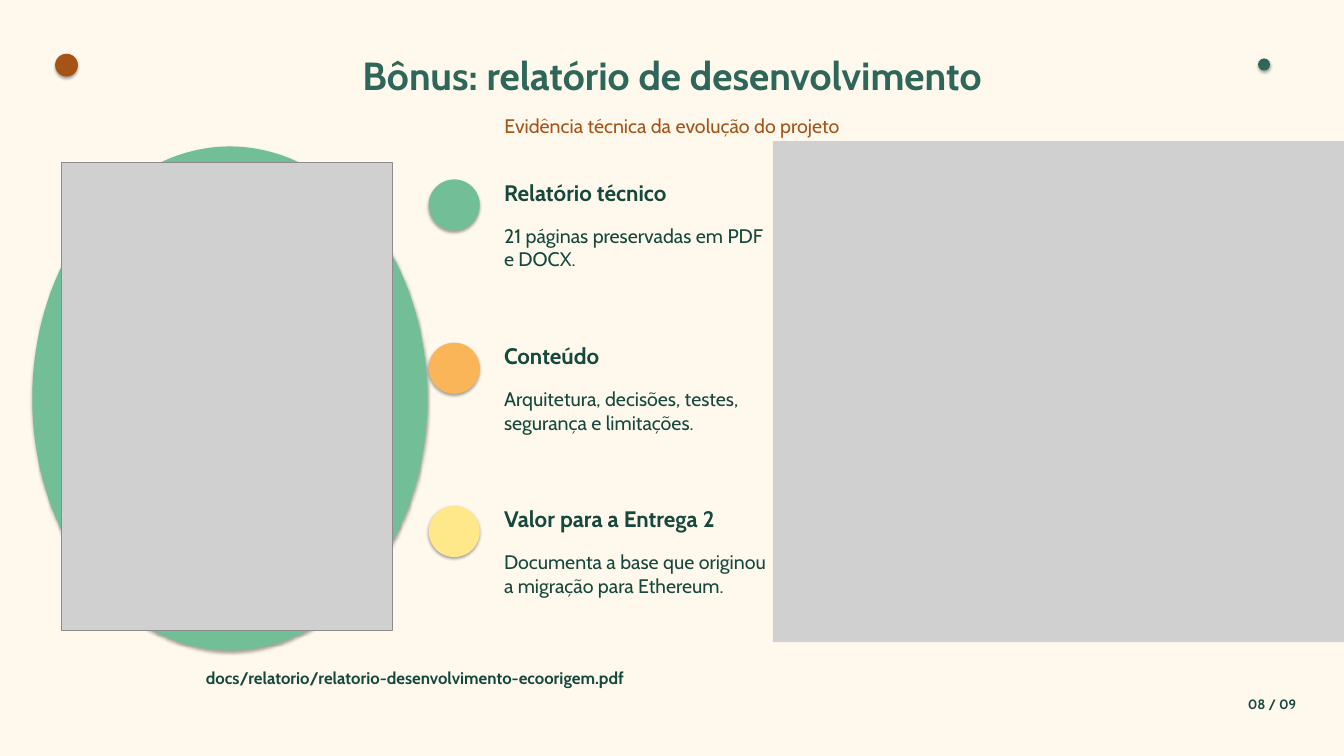
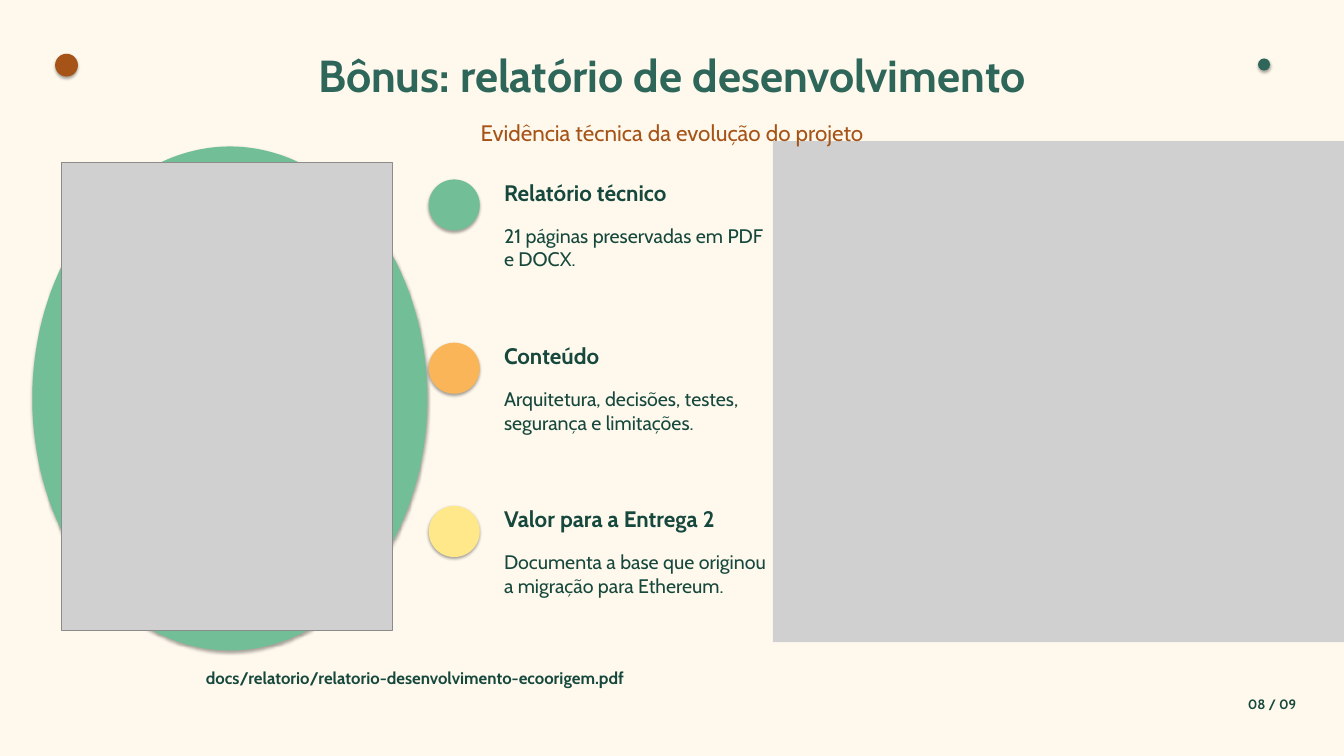
Before and after one commit to JulianaBallin/EcoOrigem, a slide deck: slide 8 of docs/slides/apresentacao-ecoorigem.pptx. Drawn at 1344x756 pixels with LibreOffice and Linux fonts; fonts in the diff are those of the drawing; grey boxes stand for pictures. Boxes give left, top, right and bottom in pixels: in the first picture for what was removed or moved away, otherwise in the second. Text is boxed around its words. In the diff, an @@ line names an element or a change of style, - is before the commit and + after.

Commit message:
fix(slides): larger titles, translucent arrows and orange text on green slides

```diff
--- a/docs/slides/apresentacao-ecoorigem.pptx
+++ b/docs/slides/apresentacao-ecoorigem.pptx
@@ text "Bônus: relatório de desenvolvimento" at [318, 58, 1025, 93]: size 42 to 48 pt @@
@@ text "Evidência técnica da evolução do ...": place and size @@
-text "Evidência técnica da evolução do ..." at [504, 118, 839, 138]
+text "Evidência técnica da evolução do ..." at [481, 124, 864, 147]
@@ text "Evidência técnica da evolução do ..." at [481, 124, 864, 147]: size 21 to 24 pt @@
```
Also in this commit, not shown: 6 other slides changed, 1 other file.
